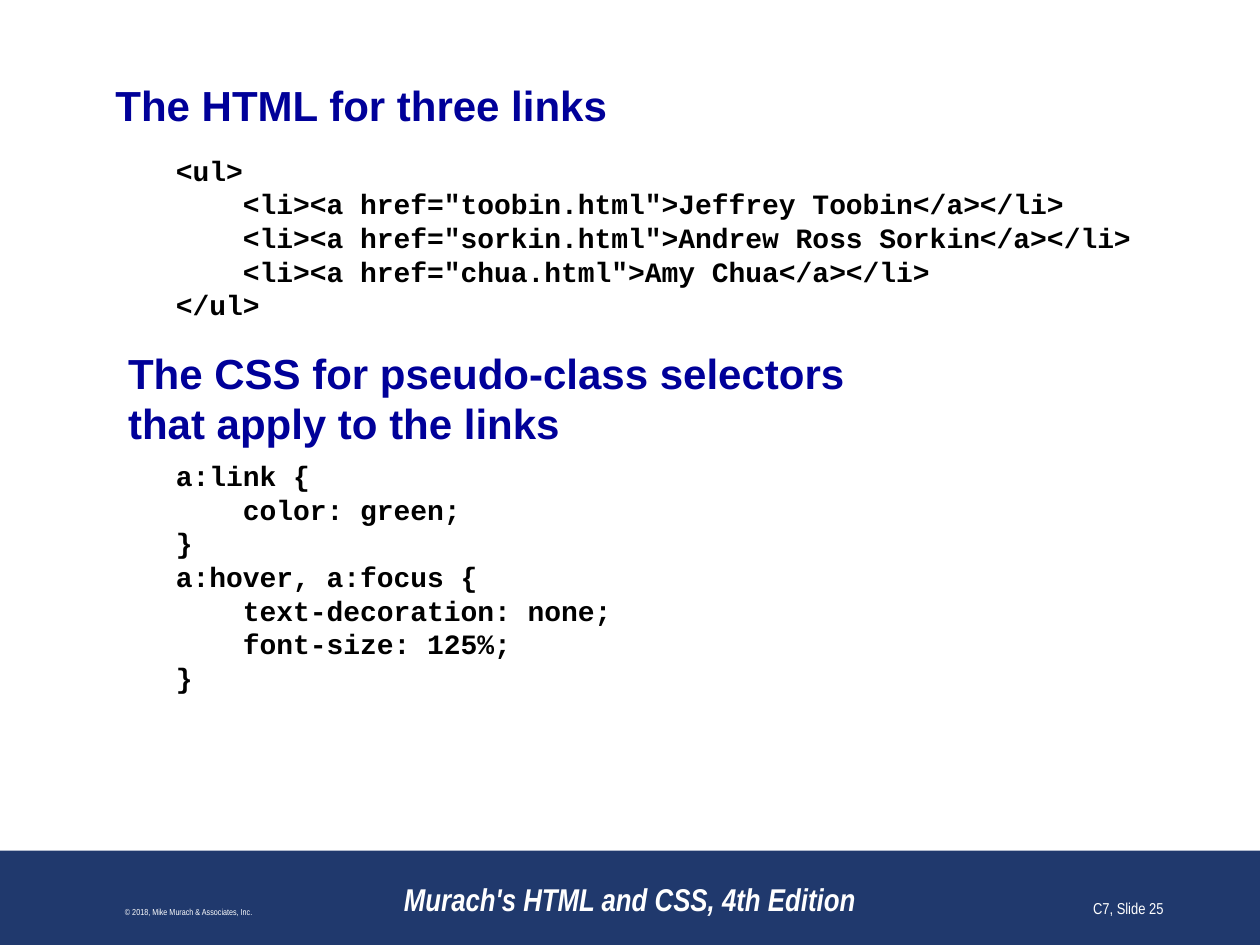
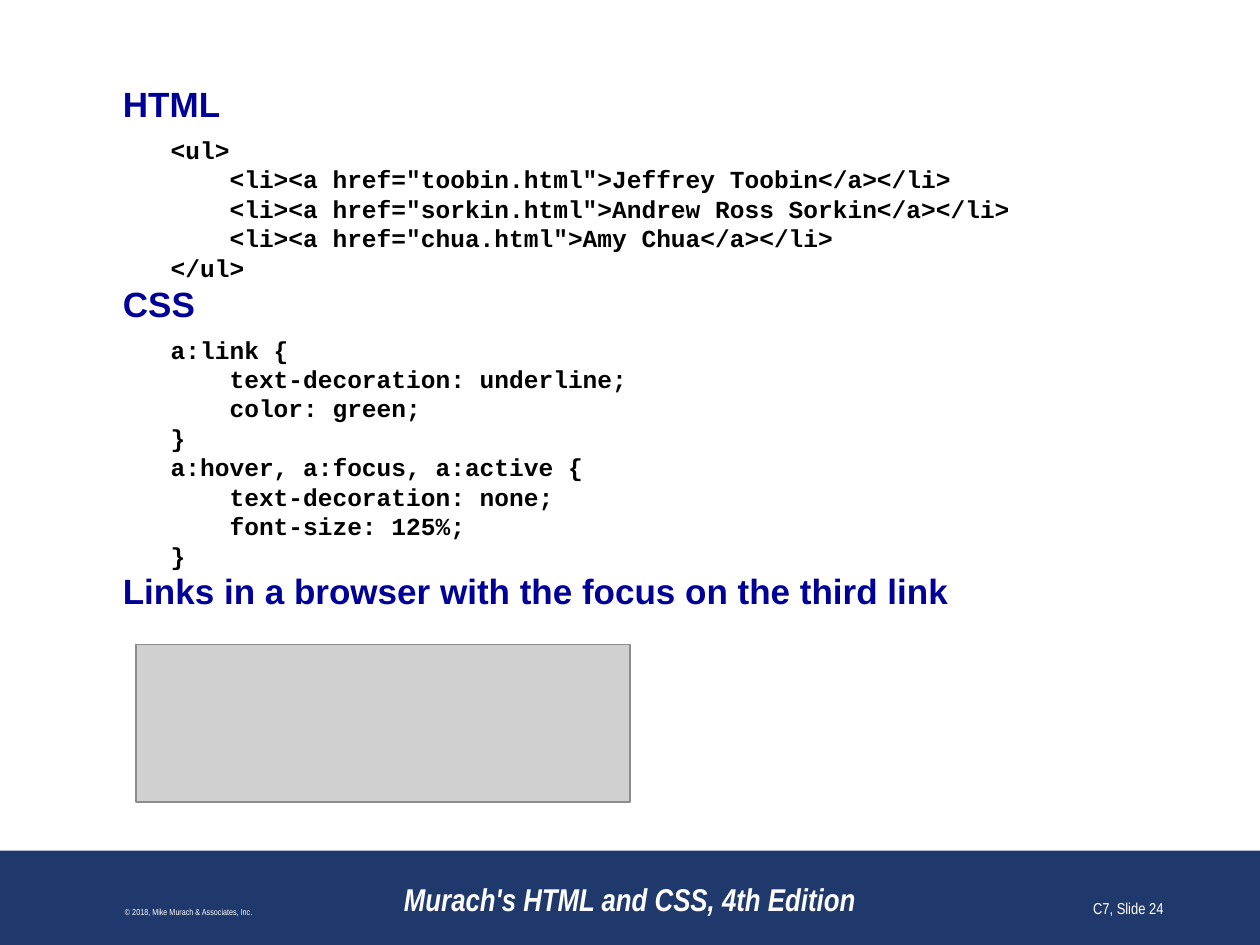
Before and after one commit to paulsmithkc/awd1000_base_lab_and_homework, a slide deck: slide 24 of murach_html_4e/slides/Chapter 7 slides (Revised).pptx (slide 25 before the commit). Drawn at 1260x945 pixels with LibreOffice and Linux fonts; fonts in the diff are those of the drawing; grey boxes stand for pictures; background and template pictures are left out. Boxes give left, top, right and bottom in pixels: in the first picture for what was removed or moved away, otherwise in the second. Text is boxed around its words. In the diff, an @@ line names an element or a change of style, - is before the commit and + after.

```diff
--- a/murach_html_4e/slides/Chapter 7 slides (Revised).pptx
+++ b/murach_html_4e/slides/Chapter 7 slides (Revised).pptx
@@ text "HTML": place and size @@
-text "HTML" at bbox=[128, 161, 1130, 659]
+text "HTML" at bbox=[123, 93, 1010, 605]
@@ title removed at bbox=[115, 90, 607, 122] @@
-The HTML for three links
@@ text at bbox=[123, 93, 220, 117]: paragraph added @@
+HTML
@@ text at bbox=[171, 141, 1010, 540]: size 16 to 14 pt in "<ul>", "<li><a href="toobin.html">Jeffrey Toobin</a></li>", "<li><a href="sorkin.html">Andrew Ross Sorkin</a></li>", "<li><a href="chua.html">Amy Chua</a></li>" and 7 more places @@
@@ text at bbox=[123, 292, 195, 318]: text changed; size 24 to 20 pt @@
-The CSS for pseudo-class selectors
-that apply to the links
+CSS
@@ text at bbox=[230, 370, 627, 393]: paragraph added @@
+text-decoration: underline;
@@ text at bbox=[171, 458, 554, 481]: text changed; size 16 to 14 pt @@
-a:hover, a:focus {
+a:hover, a:focus, a:active {
@@ text at bbox=[123, 578, 947, 605]: paragraph added @@
+Links in a browser with the focus on the third link
@@ picture added at bbox=[136, 644, 630, 801] @@
@@ page number at bbox=[1093, 902, 1163, 916]: text changed @@
-C7, Slide 25
+C7, Slide 24
```
Also in this commit, not shown: 37 other slides changed, 6 slides removed.
